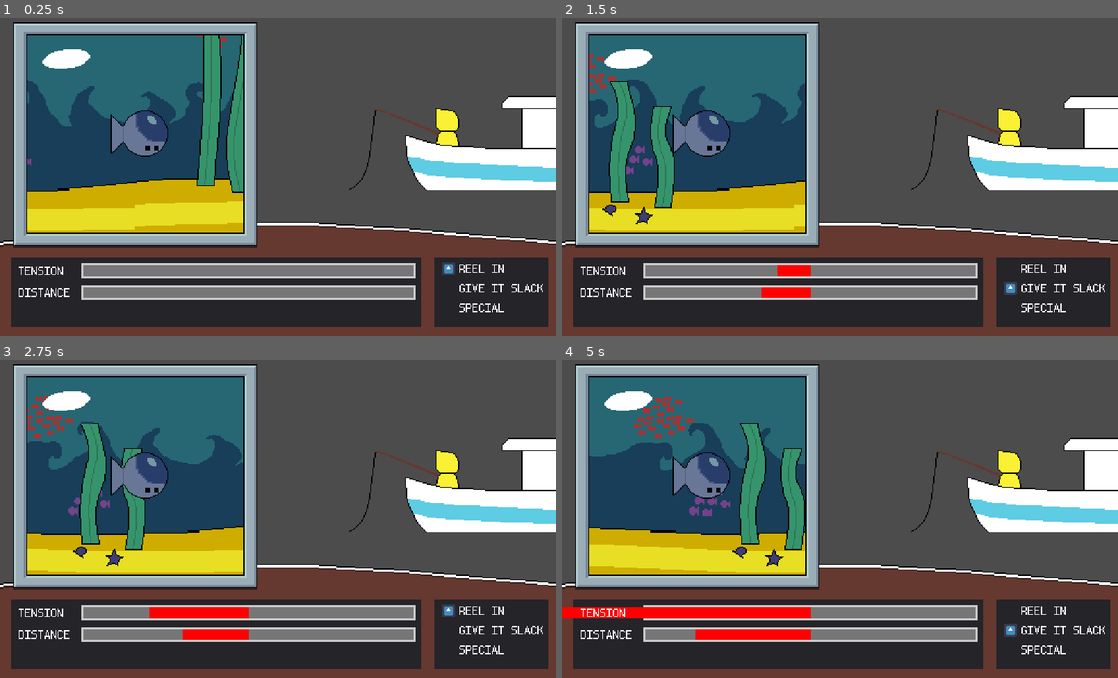
Above: before the commit, frames 1-4 (two rows, left to right).
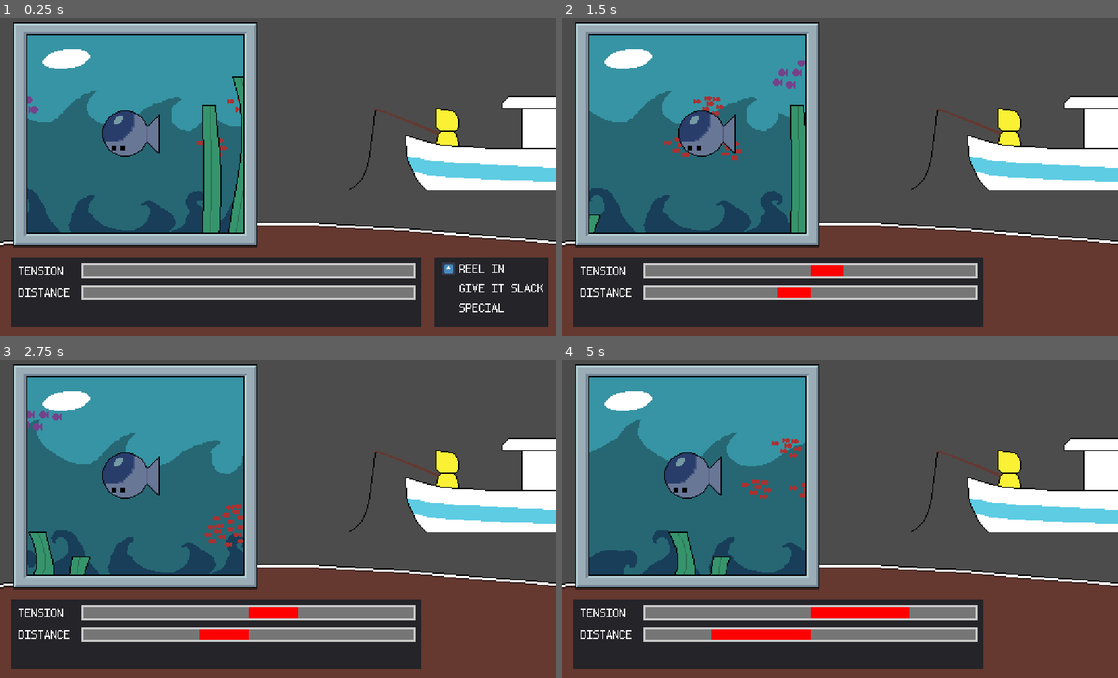
Above: after the commit, the same moments.

Repository: TateKennington/Battle-Fish-Saga
Game: Godot game, scene res://Battle.tscn
Same seed, same stepped clock (60 frames per second), same inputs: the game is played once before the commit and once after it. The engine's default icon, where the game draws it, is replaced by a stand-in: a white triangle on a blue panel in a dark square.
Inputs:
- Up to frame 1 (0.25 s): no input
- Up to frame 2 (1.5 s): tap Enter at 0.5 s; hold Up 0.53-1.28 s; tap Space at 0.6, 0.77, 1.07, 1.35 s; hold Down from 1.28 s (still down)
- Up to frame 3 (2.75 s): tap Space at 1.52, 1.82, 2.1 s; release Down at 2.03 s; hold Up from 2.03 s (still down)
- Up to frame 4 (5 s): tap Space at 2.85, 3.02, 3.32, 3.6, 3.77, 4.07, 4.35, 4.52, 4.82 s; release Up at 3.53 s; hold Down from 3.53 s (still down)

The runs differ from the first frame. In frame 1, 23% of the frame differs, in the area x 4-44%, y 5-68%; in frame 2, 28%; in frame 3, 28%; in frame 4, 29%, in the area x 0-99%, y 5-98%.

Commit message:
Started working on enemy animations

Diff:
--- a/Battle.gd
+++ b/Battle.gd
@@ -35,7 +35,7 @@
 	if tension >= 100:
 		emit_signal("lose")
 		print("You lose")
-		get_tree().quit()
+		#get_tree().quit()
 
 func on_move(distance_change: float, tension_change: float):
 	print(distance_change)
@@ -44,5 +44,4 @@
 	tension += tension_change;
 	gui.set_tension(tension);
 	gui.set_distance(distance);
-	enemy.position.x = distance/100 * 300;
-	enemy.position.y = 200 - 2*max(distance, 0);
+	#enemy.move(distance_change)
--- a/Battle.tscn
+++ b/Battle.tscn
@@ -64,7 +64,7 @@
 [node name="Enemy" type="Node2D" parent="ViewportContainer/Viewport"]
 
 [node name="DonkFish" parent="ViewportContainer/Viewport/Enemy" instance=ExtResource( 3 )]
-position = Vector2( 0, 200 )
+position = Vector2( 0, 100 )
 
 [node name="Camera2D" type="Camera2D" parent="ViewportContainer/Viewport/Enemy/DonkFish"]
 current = true
--- a/Enemy/DonkFish/DonkFish.gd
+++ b/Enemy/DonkFish/DonkFish.gd
@@ -3,6 +3,7 @@
 signal move(distance_change, tension_change)
 
 func play_turn():
-	print('Donk!')
-	emit_signal("move", 0, 0)
+	emit_signal("move", -10, 0)
+	animPlayer.play("donk")
+	yield(animPlayer, 'animation_finished')
 	.play_turn();
--- a/Enemy/DonkFish/DonkFish.tscn
+++ b/Enemy/DonkFish/DonkFish.tscn
@@ -1,11 +1,57 @@
-[gd_scene load_steps=4 format=2]
+[gd_scene load_steps=5 format=2]
 
 [ext_resource path="res://Enemy/Enemy.tscn" type="PackedScene" id=1]
 [ext_resource path="res://Enemy/DonkFish/DonkFish.gd" type="Script" id=2]
 [ext_resource path="res://Enemy/DonkFish/DonkFish.png" type="Texture" id=3]
+
+[sub_resource type="Animation" id=1]
+resource_name = "donk"
+length = 0.6
+tracks/0/type = "value"
+tracks/0/path = NodePath("Sprite:position:x")
+tracks/0/interp = 1
+tracks/0/loop_wrap = true
+tracks/0/imported = false
+tracks/0/enabled = true
+tracks/0/keys = {
+"times": PoolRealArray( 0, 0.2, 0.3, 0.6 ),
+"transitions": PoolRealArray( 1, 1, 1, 1 ),
+"update": 0,
+"values": [ 0.0, 20.0, -30.0, 0.0 ]
+}
+tracks/1/type = "value"
+tracks/1/path = NodePath("Sprite:flip_h")
+tracks/1/interp = 1
+tracks/1/loop_wrap = true
+tracks/1/imported = false
+tracks/1/enabled = true
+tracks/1/keys = {
+"times": PoolRealArray( 0 ),
+"transitions": PoolRealArray( 1 ),
+"update": 1,
+"values": [ true ]
+}
+tracks/2/type = "method"
+tracks/2/path = NodePath(".")
+tracks/2/interp = 1
+tracks/2/loop_wrap = true
+tracks/2/imported = false
+tracks/2/enabled = true
+tracks/2/keys = {
+"times": PoolRealArray( 0.2 ),
+"transitions": PoolRealArray( 1 ),
+"values": [ {
+"args": [ -100.0, 0.1 ],
+"method": "move"
+} ]
+}
 
 [node name="DonkFish" instance=ExtResource( 1 )]
 script = ExtResource( 2 )
 
 [node name="Sprite" parent="." index="0"]
 texture = ExtResource( 3 )
+flip_h = true
+
+[node name="AnimationPlayer" parent="." index="2"]
+anims/donk = SubResource( 1 )
--- a/Enemy/Enemy.gd
+++ b/Enemy/Enemy.gd
@@ -3,7 +3,29 @@
 class_name Enemy
 
 signal turn_finished;
+signal animation_finished;
+
+onready var sprite: Sprite = $Sprite;
+onready var tween:Tween = $Tween;
+onready var animPlayer:AnimationPlayer = $AnimationPlayer;
 
 func play_turn():
 	yield(get_tree().create_timer(0.1), "timeout")
 	emit_signal("turn_finished")
+
+func move(distance_change: float, time = 0.1):
+	var newX = position.x - distance_change/100 * 1000;
+	var newY = position.y;
+	#sprite.flip_h = newX < position.x
+	tween.interpolate_property(
+		self,
+		'position',
+		position,
+		Vector2(newX, newY),
+		time,
+		Tween.TRANS_LINEAR,
+		Tween.EASE_OUT
+	)
+	tween.start();
+	yield(tween, "tween_completed")
+	emit_signal('animation_finished')
--- a/Enemy/Enemy.tscn
+++ b/Enemy/Enemy.tscn
@@ -6,3 +6,7 @@
 script = ExtResource( 1 )
 
 [node name="Sprite" type="Sprite" parent="."]
+
+[node name="Tween" type="Tween" parent="."]
+
+[node name="AnimationPlayer" type="AnimationPlayer" parent="."]
--- a/GUI/BattleGUI.gd
+++ b/GUI/BattleGUI.gd
@@ -72,6 +72,7 @@
 			if moves_list[current_menu][selected] == "back":
 				change_menu("basics")
 				return
+			deactivate();
 			emit_signal("choose_move", current_menu, selected);
 		selected = clamp(selected, 0, $MovesPanel/Indicators.get_child_count()-1)
 		if selected < top:
@@ -82,8 +83,8 @@
 
 func activate():
 	set_process_input(true);
-	visible = true
+	$MovesPanel.visible = true;
 
 func deactivate():
 	set_process_input(false);
-	visible = false
+	$MovesPanel.visible = false;
--- a/Player/GiveItSlack.gd
+++ b/Player/GiveItSlack.gd
@@ -1,7 +1,7 @@
 extends "res://Player/Abilities/Ability.gd"
 
 func ability():
-	emit_signal("move", 0, -20)
+	emit_signal("move", -10, -20)
 
 func get_name():
 	return "Give it Slack"
--- a/Player/ReelIn.gd
+++ b/Player/ReelIn.gd
@@ -1,7 +1,7 @@
 extends "res://Player/Abilities/Ability.gd"
 
 func ability():
-	emit_signal("move", -10, 0)
+	emit_signal("move", 0, 10)
 
 func get_name():
 	return "Reel In"
